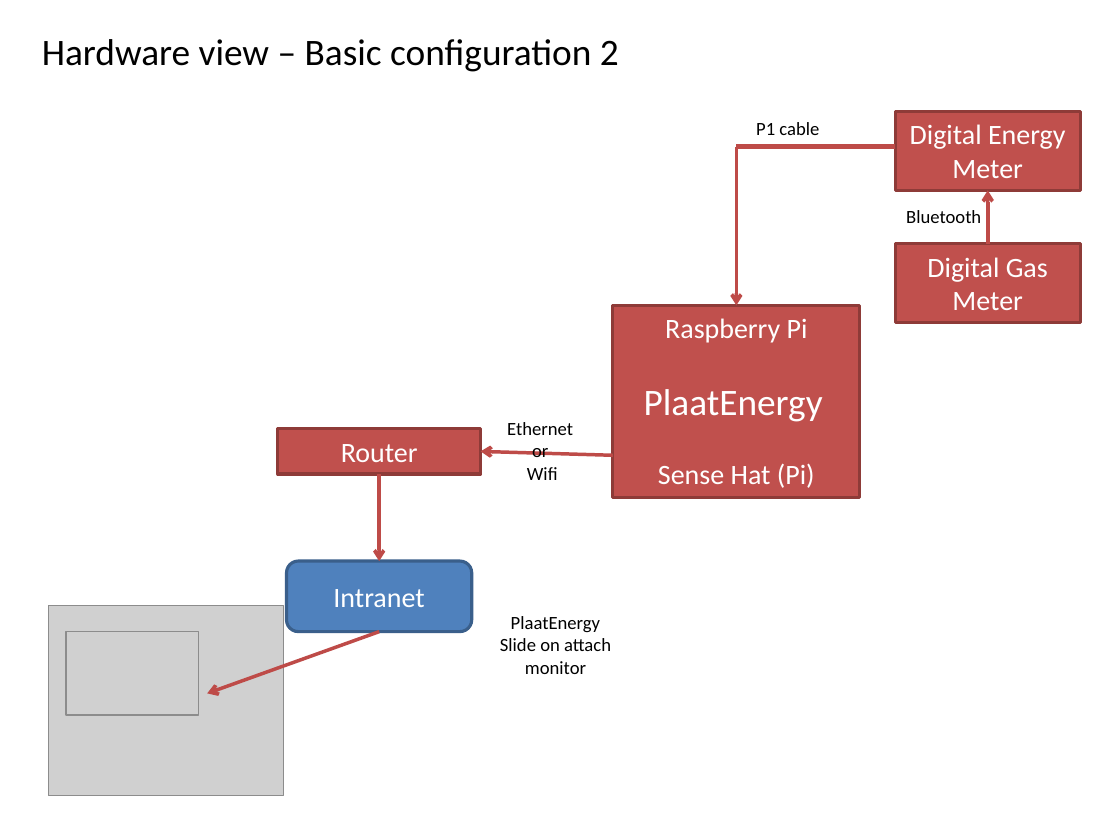
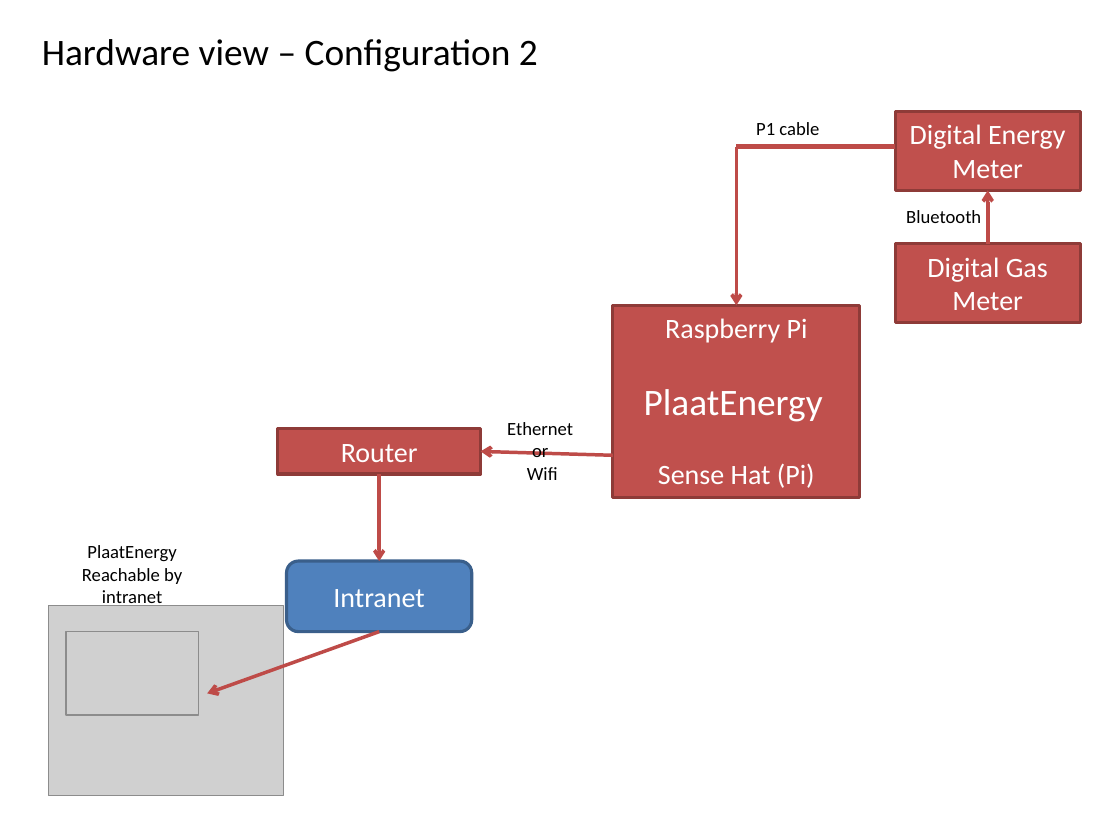
Before and after one commit to plaatsoft/plaatenergy, a slide deck: slide 6 of doc/ppt/PlaatEnergy Design.pptx. Drawn at 1120x840 pixels with LibreOffice and Linux fonts; fonts in the diff are those of the drawing; grey boxes stand for pictures. Boxes give left, top, right and bottom in pixels: in the first picture for what was removed or moved away, otherwise in the second. Text is boxed around its words. In the diff, an @@ line names an element or a change of style, - is before the commit and + after.

```diff
--- a/doc/ppt/PlaatEnergy Design.pptx
+++ b/doc/ppt/PlaatEnergy Design.pptx
@@ text at (42, 39, 538, 72): text changed @@
-Hardware view – Basic configuration 2
+Hardware view – Configuration 2
@@ text added at (82, 545, 182, 609), 12 pt, text #000000 @@
+PlaatEnergy
+Reachable by
+intranet
@@ text removed at (500, 616, 611, 674) @@
-PlaatEnergy
-Slide on attach
-monitor
```
Also in this commit, not shown: 10 other slides changed.
